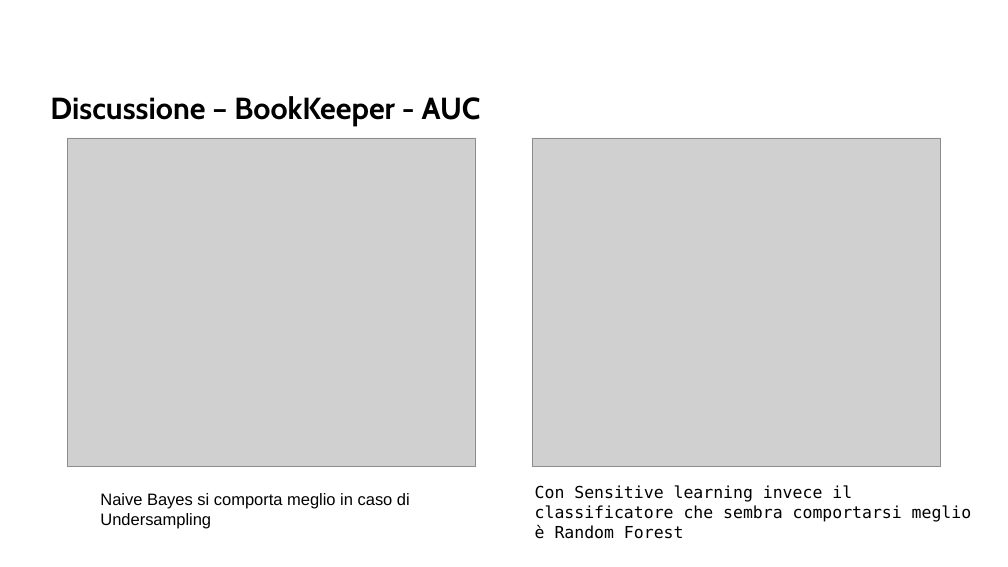
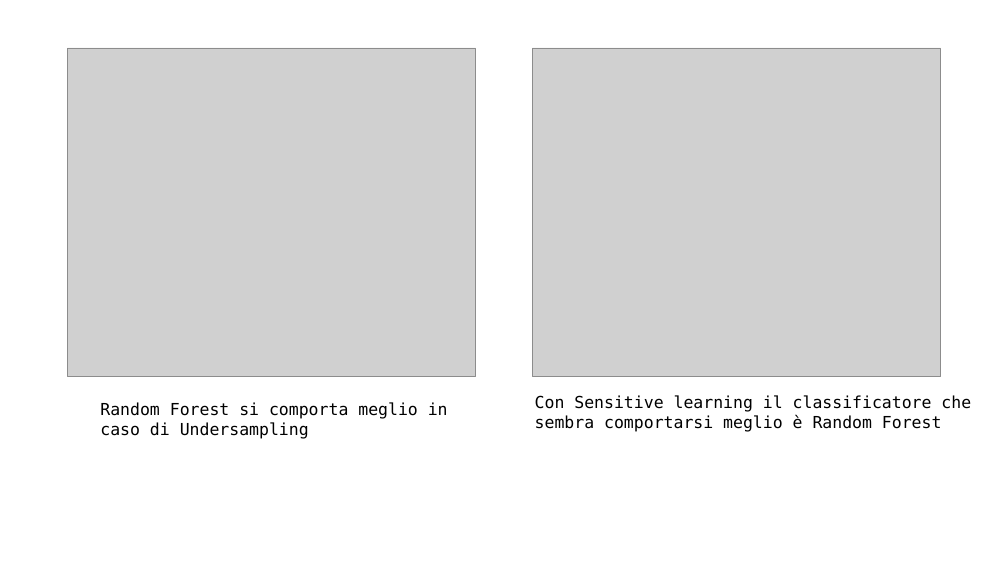
Before and after one commit to AlessDea/ISW2_milestone2, a slide deck: slide 10 of presentazione/isw2_ml.odp. Drawn at 1008x567 pixels with LibreOffice and Linux fonts; fonts in the diff are those of the drawing; grey boxes stand for pictures; background and template pictures are left out. Boxes give left, top, right and bottom in pixels: in the first picture for what was removed or moved away, otherwise in the second. Text is boxed around its words. In the diff, an @@ line names an element or a change of style, - is before the commit and + after.

```diff
--- a/presentazione/isw2_ml.odp
+++ b/presentazione/isw2_ml.odp
@@ picture moved from (x1=68, y1=138, x2=476, y2=467) to (x1=68, y1=48, x2=476, y2=377) @@
@@ picture moved from (x1=532, y1=138, x2=940, y2=467) to (x1=532, y1=48, x2=940, y2=377) @@
@@ title removed at (x1=50, y1=96, x2=481, y2=126) @@
-Discussione – BookKeeper - AUC
@@ text at (x1=100, y1=402, x2=448, y2=439): text changed; font Arial to DejaVu Sans Mono @@
-Naive Bayes si comporta meglio in caso di Undersampling
+Random Forest si comporta meglio in caso di Undersampling
@@ text at (x1=535, y1=395, x2=971, y2=432): text changed @@
-Con Sensitive learning invece il classificatore che sembra comportarsi meglio è Random Forest
+Con Sensitive learning il classificatore che sembra comportarsi meglio è Random Forest
```
Also in this commit, not shown: 13 other slides changed, 4 slides added, 3 slides removed, 2 other files.
